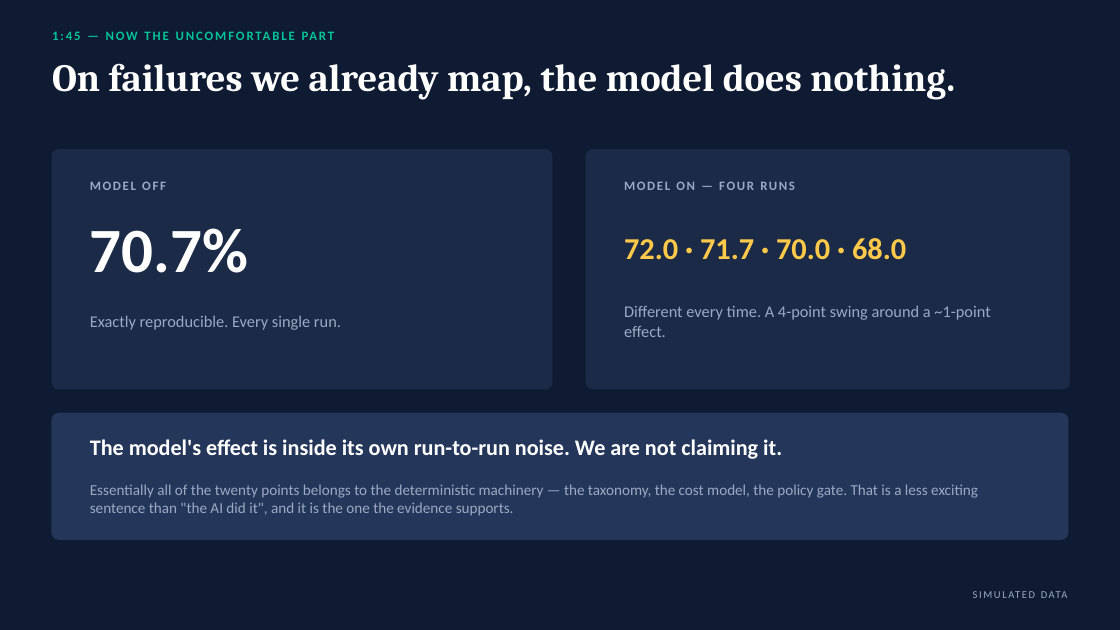
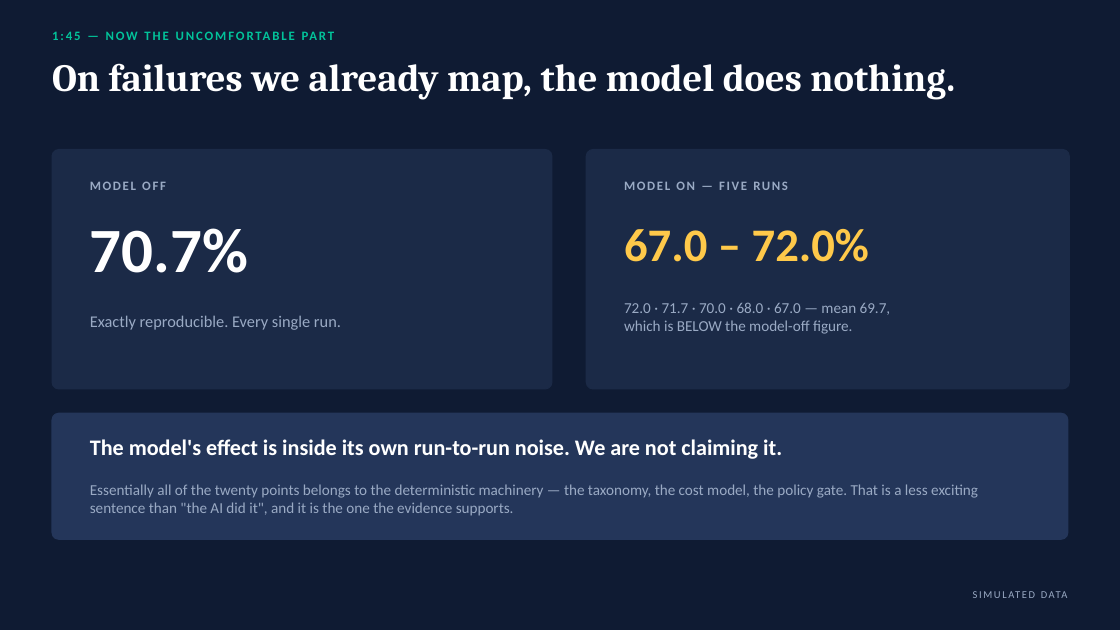
Before and after one commit to Rakesh-18112006/Salvage, a slide deck: slide 5 of docs/SALVAGE-pitch-deck.pptx. Drawn at 1120x630 pixels with LibreOffice and Linux fonts; fonts in the diff are those of the drawing. Boxes give left, top, right and bottom in pixels: in the first picture for what was removed or moved away, otherwise in the second. Text is boxed around its words. In the diff, an @@ line names an element or a change of style, - is before the commit and + after.

Commit message:
Stop the dashboard contradicting the deck on screen
The dashboard was built with --use-model, so it showed one cohort with the model
ON: 50.3% -> 67.0%, +16.7 ppt. The deck shows the fifty-cohort deterministic
mean, +19.8 ppt. Both are correct measurements of different things - one cohort
vs fifty, model on vs model off - but they were about to appear in the same
five-minute video with no room to explain the difference.

The dashboard is now built deterministically. It reads 50.3% -> 70.7%
(+20.3 ppt), which is the single-seed figure already published, and it is exactly
reproducible. Nothing is lost: the video uses the dashboard for the break-even
chart and the audit trail, and the audit-trail case the close rests on is a
revoked mandate settled by deterministic triage before any model is consulted.

prep-recording.sh now builds it that way and FAILS if the banner says
MODEL-DRIVEN or the headline is not +20.3 ppt - the check that would have caught
this. The reasoning is recorded in the script rather than left as folklore.

The discarded run is kept as evidence, because it is the strongest version of the
null result. Model-on observations are now 72.0 / 71.7 / 70.0 / 68.0 / 67.0 -
mean 69.7, which is BELOW the 70.7% the deterministic agent reaches every time.
Five runs straddling the floor is a sharper finding than four above it, and the
deck, README and script now say so.

```diff
--- a/docs/SALVAGE-pitch-deck.pptx
+++ b/docs/SALVAGE-pitch-deck.pptx
@@ text at box(624, 181, 788, 190): text changed @@
-MODEL ON — FOUR RUNS
+MODEL ON — FIVE RUNS
@@ text at box(624, 229, 869, 262): text changed; size 26 to 40 pt @@
-72.0 · 71.7 · 70.0 · 68.0
+67.0 – 72.0%
@@ text at box(624, 303, 891, 334): text changed; size 14 to 13 pt @@
-Different every time. A 4-point swing around a ~1-point effect.
+72.0 · 71.7 · 70.0 · 68.0 · 67.0 — mean 69.7,
+which is BELOW the model-off figure.
```
Also in this commit, not shown: 5 other files.
